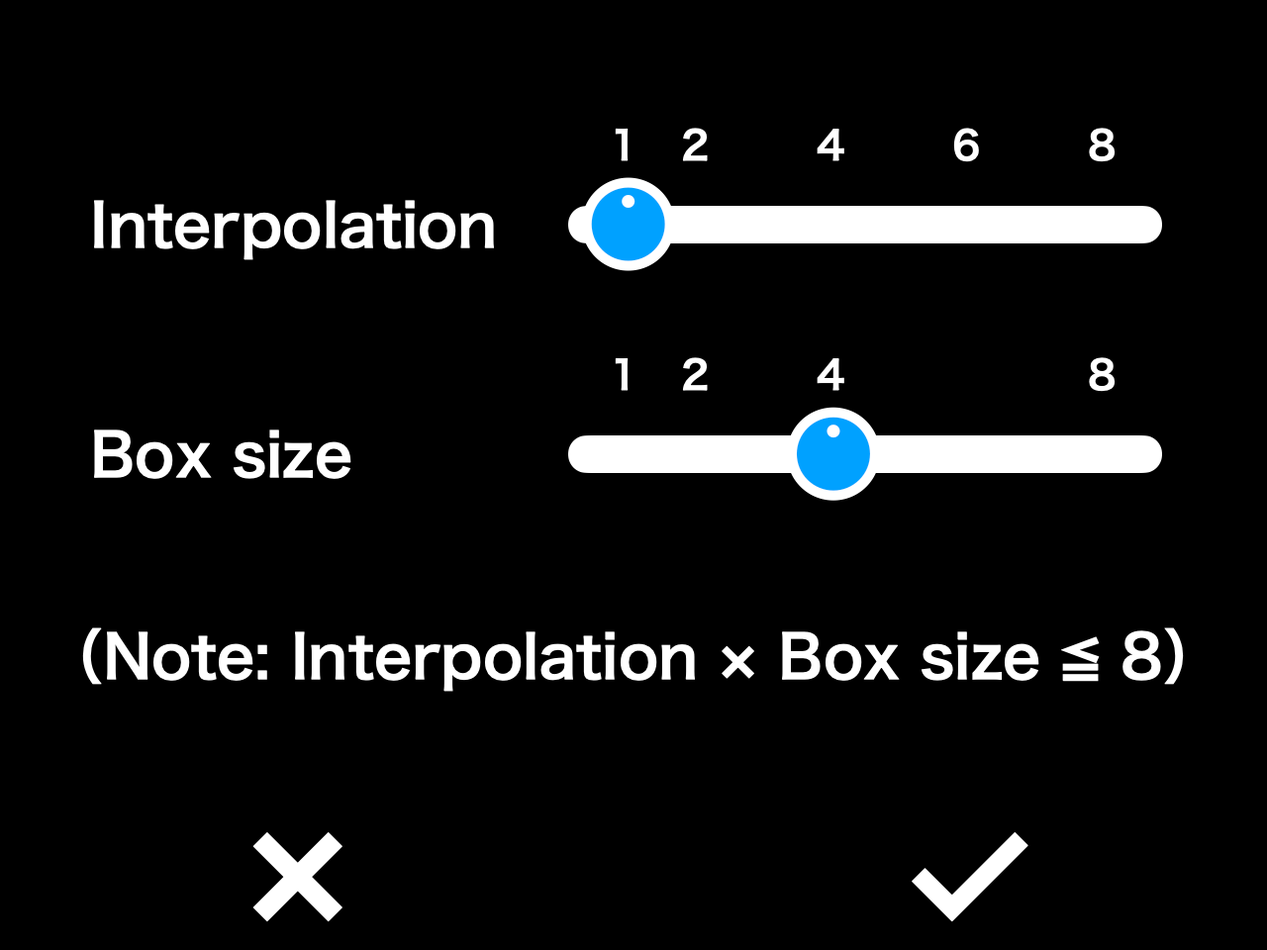
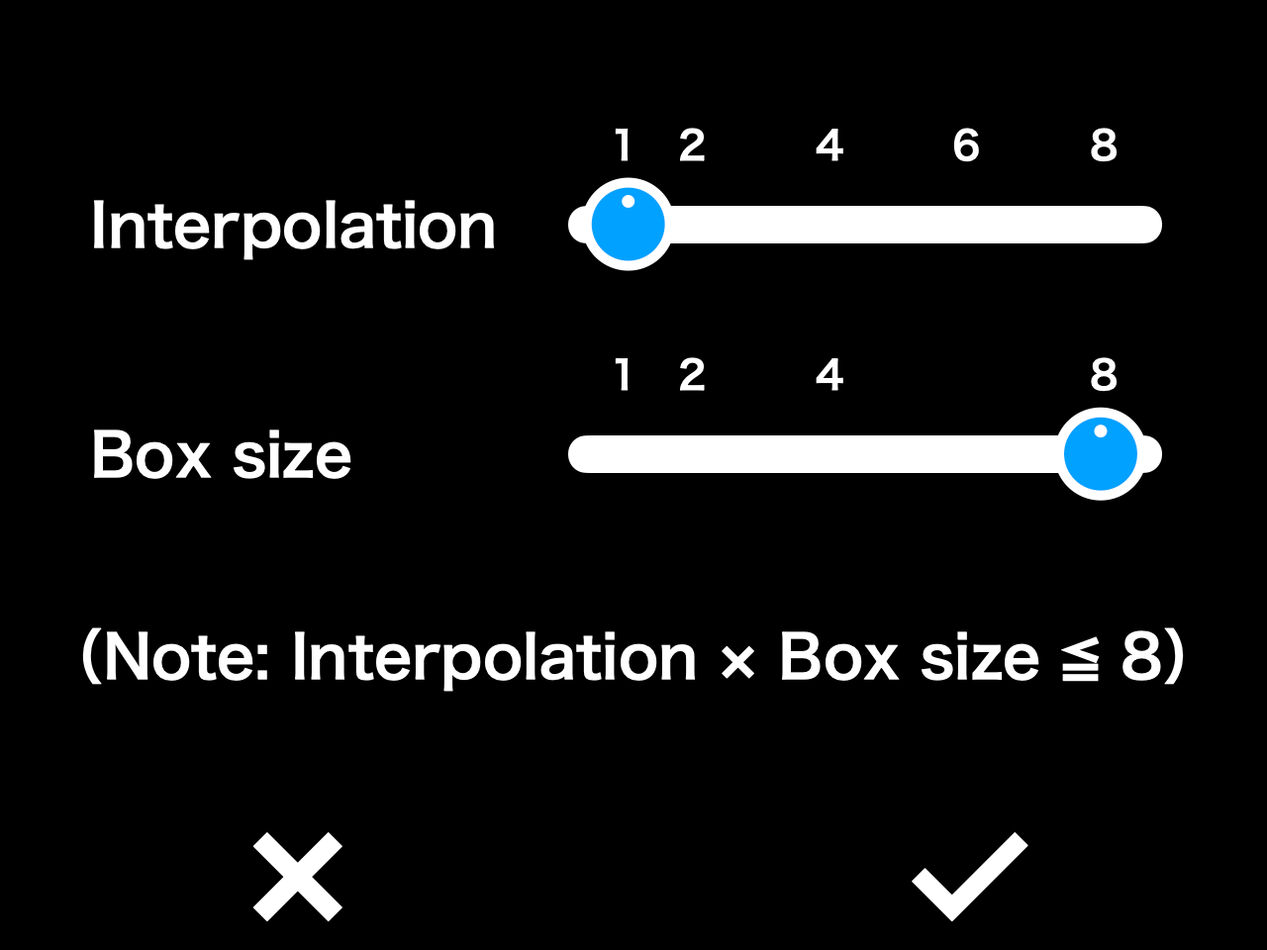
Layer changes from the first w=1267, h=950 image to the second:
removed layer "Layer 1" over (x1=678, y1=127, x2=1144, y2=501)
added layer "Layer 6" over (x1=678, y1=127, x2=1144, y2=501)
